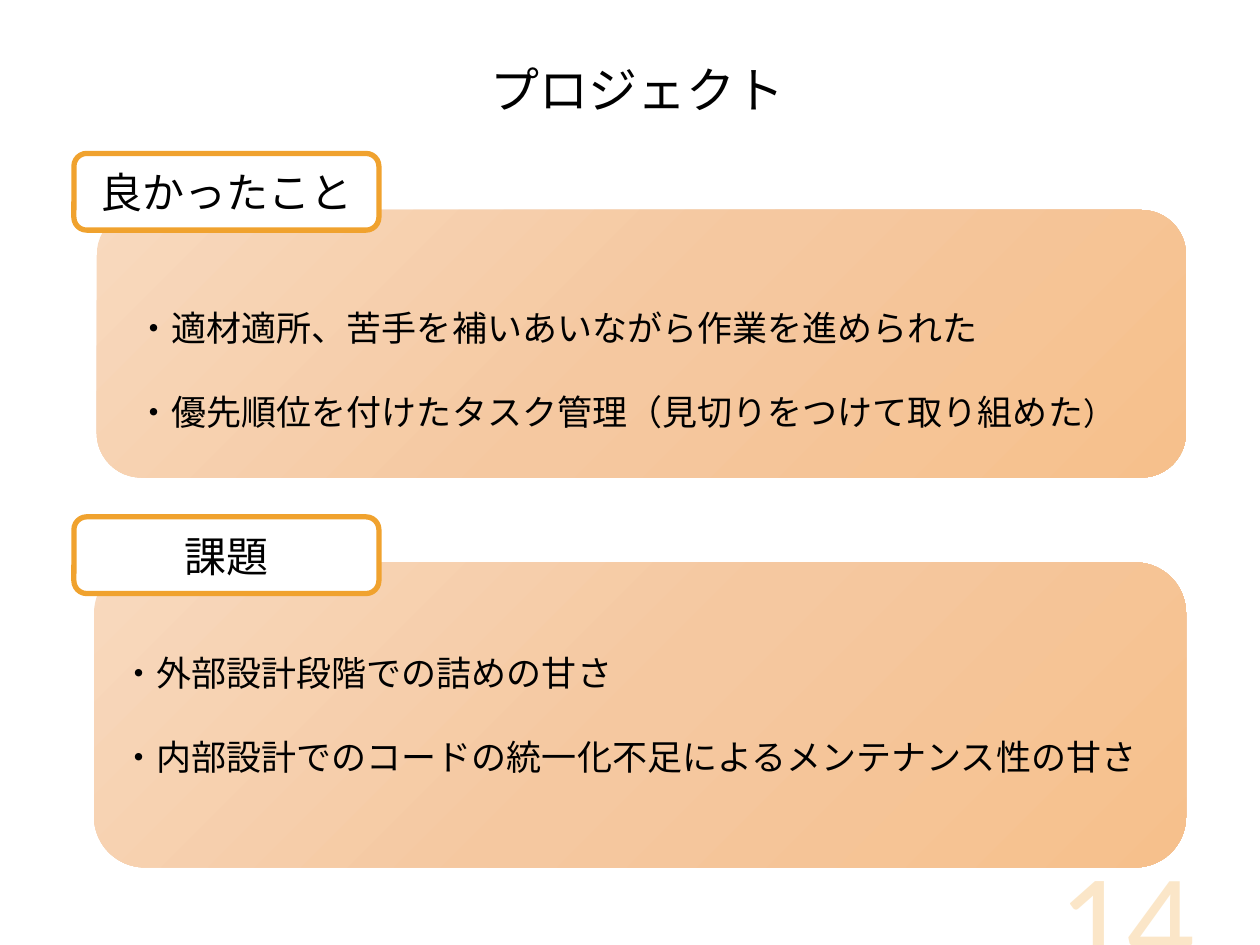
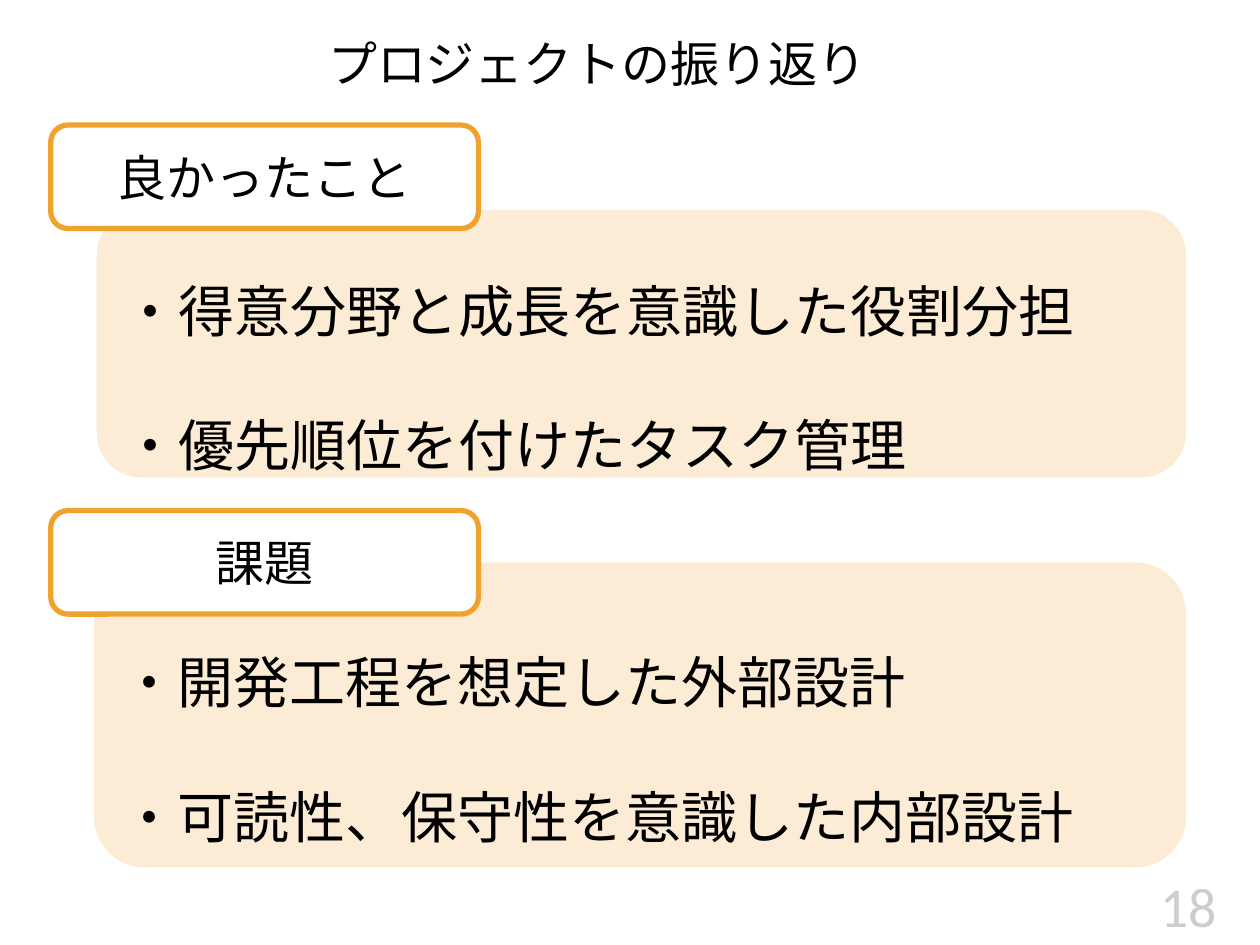
Before and after one commit to DOJO-2021/D-2, a slide deck: slide 18 of documents/プレゼン/Knowledge Holder_清書版.pptx (slide 14 before the commit). Drawn at 1260x945 pixels with LibreOffice and Linux fonts; fonts in the diff are those of the drawing. Boxes give left, top, right and bottom in pixels: in the first picture for what was removed or moved away, otherwise in the second. Text is boxed around its words. In the diff, an @@ line names an element or a change of style, - is before the commit and + after.

```diff
--- a/documents/プレゼン/Knowledge Holder_清書版.pptx
+++ b/documents/プレゼン/Knowledge Holder_清書版.pptx
@@ text at (328,41,866,86): text changed @@
-プロジェクト
+プロジェクトの振り返り
@@ rounded rectangle "良かったこと": place and size @@
-rounded rectangle "良かったこと" at (74,154,379,231)
+rounded rectangle "良かったこと" at (50,125,478,228)
@@ rounded rectangle "良かったこと" at (50,125,478,228): size 24 to 28 pt @@
@@ rounded rectangle "・得意分野と成長を意識した役割分担" at (97,210,1186,478): fill gradient #F8D9BE to #F6C9A0 to #F6C18C to #FCECD5 @@
@@ text in rounded rectangle at (122,285,1074,481): text added @@
+・得意分野と成長を意識した役割分担
+・優先順位を付けたタスク管理
@@ text removed at (137,311,1083,429) @@
-・適材適所、苦手を補いあいながら作業を進められた
-・優先順位を付けたタスク管理（見切りをつけて取り組めた）
@@ rounded rectangle "課題" at (50,510,478,614): size 24 to 28 pt @@
@@ rounded rectangle "課題": place and size @@
-rounded rectangle "課題" at (74,517,379,593)
+rounded rectangle "課題" at (50,510,478,614)
@@ rounded rectangle "・開発工程を想定した外部設計" at (94,562,1187,867): fill gradient #F8D9BE to #F6C9A0 to #F6C18C to #FCECD5 @@
@@ text in rounded rectangle at (121,656,1073,843): text changed; size 20 to 32 pt @@
-・外部設計段階での詰めの甘さ
-・内部設計でのコードの統一化不足によるメンテナンス性の甘さ
+・開発工程を想定した外部設計
+・可読性、保守性を意識した内部設計
@@ page number at (1160,889,1217,927): text changed; size 77.2 to 32 pt; text colour #F0A22E at 25% opacity to #404040 at 25% opacity @@
-14
+18
```
Also in this commit, not shown: 15 other slides changed, 10 slides added, 5 slides removed.
